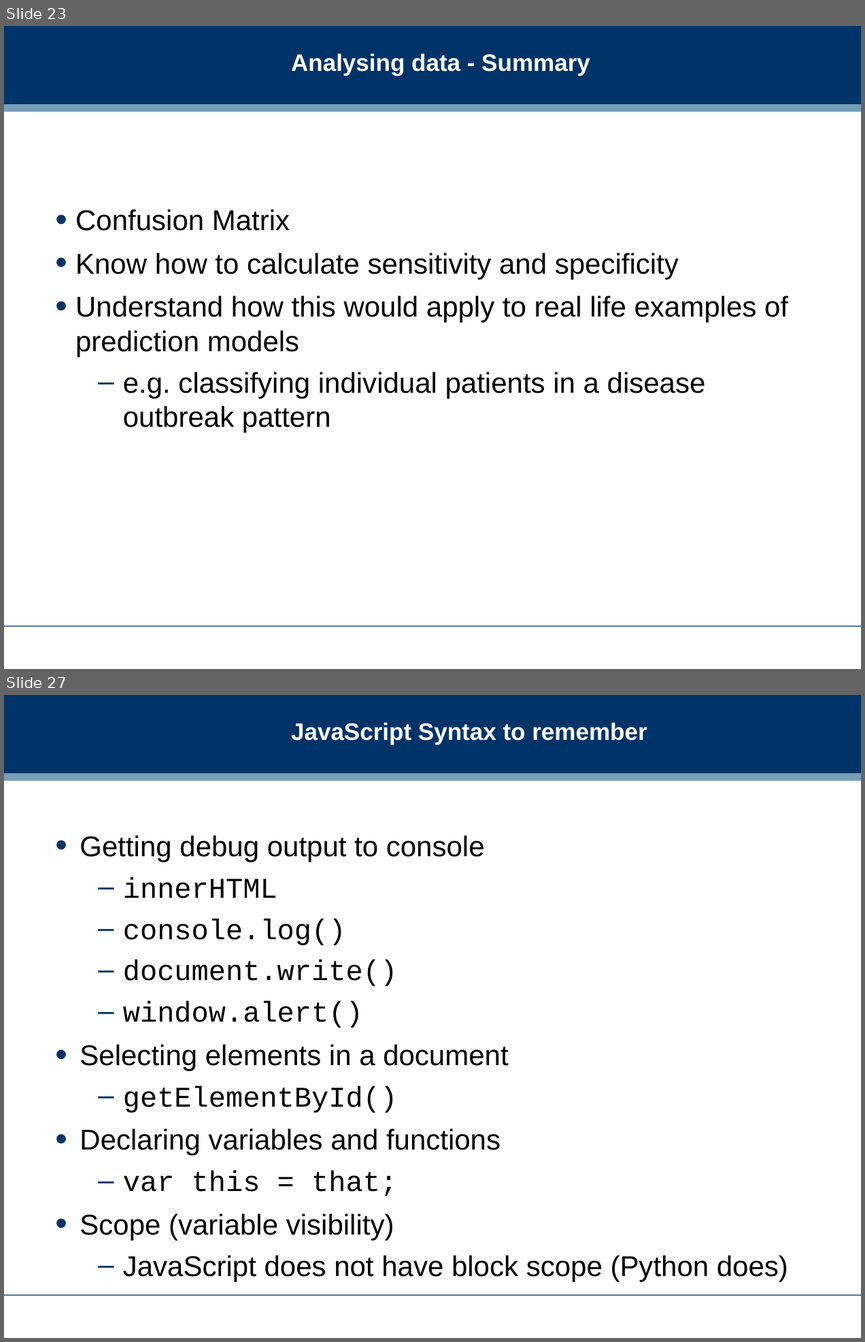
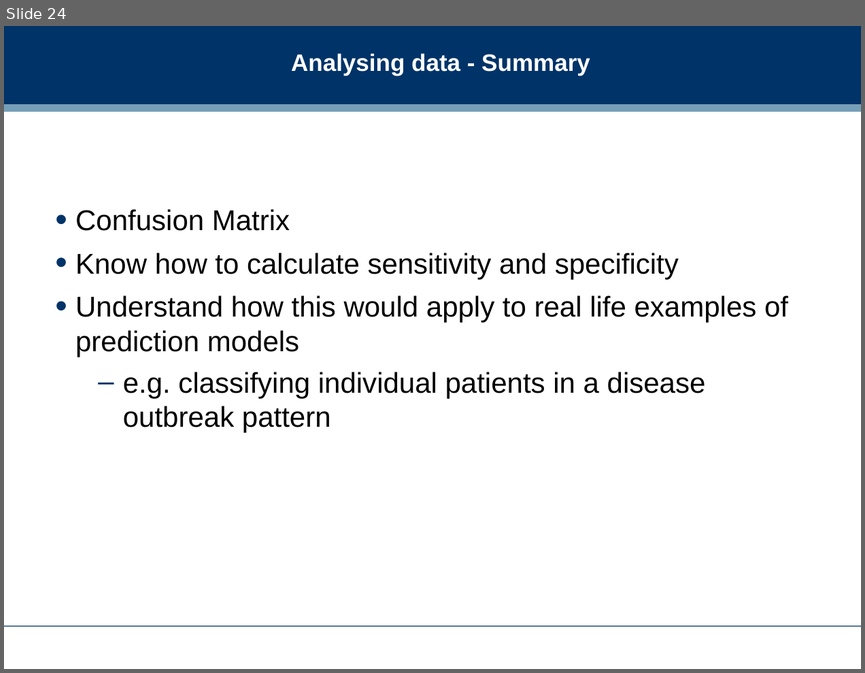
Before and after one commit to dreamind/ix, a slide deck: lectures/review/exam_review.ppt. Shown one above the other, each under a label of ours: slides 23 and 27 before the commit, slide 24 after it; the slides between them are not shown. The pictures are 865x1342 and 865x673 pixels, drawn with LibreOffice and Linux fonts; fonts in the diff are those of the drawing; background and template pictures are left out. Boxes give left, top, right and bottom in pixels: in the first picture for what was removed or moved away, otherwise in the second. Text is boxed around its words. In the diff, an @@ line names an element or a change of style, - is before the commit and + after.

```diff
--- a/lectures/review/exam_review.ppt
+++ b/lectures/review/exam_review.ppt
@@ slide 27 removed at <box>4,695,861,1338</box>, background #FFFFFF; not listed: 3 template elements that a slide beside it also shows @@
@@ title removed at <box>291,722,647,745</box> @@
-JavaScript Syntax to remember
@@ text removed at <box>79,835,788,1281</box> @@
-• Getting debug output to console
-  – innerHTML
-  – console.log()
-  – document.write()
-  – window.alert()
-• Selecting elements in a document
-  – getElementById()
-• Declaring variables and functions
-  – var this = that;
-• Scope (variable visibility)
-  – JavaScript does not have block scope (Python does)
@@ what was slide 23 is now slide 24 @@
```
Also in this commit, not shown: 12 slides changed, 1 slide added, 2 other slides removed, 2 other files.
